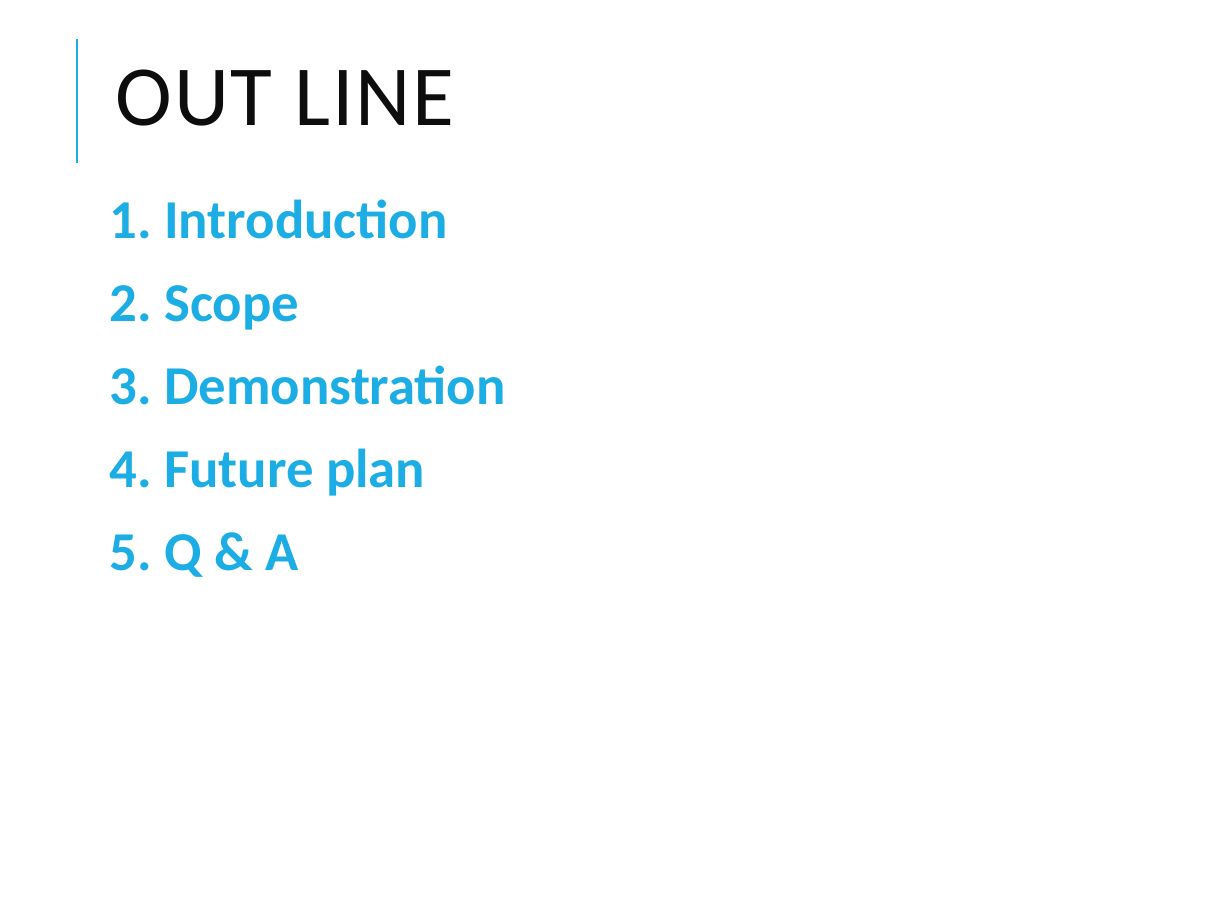
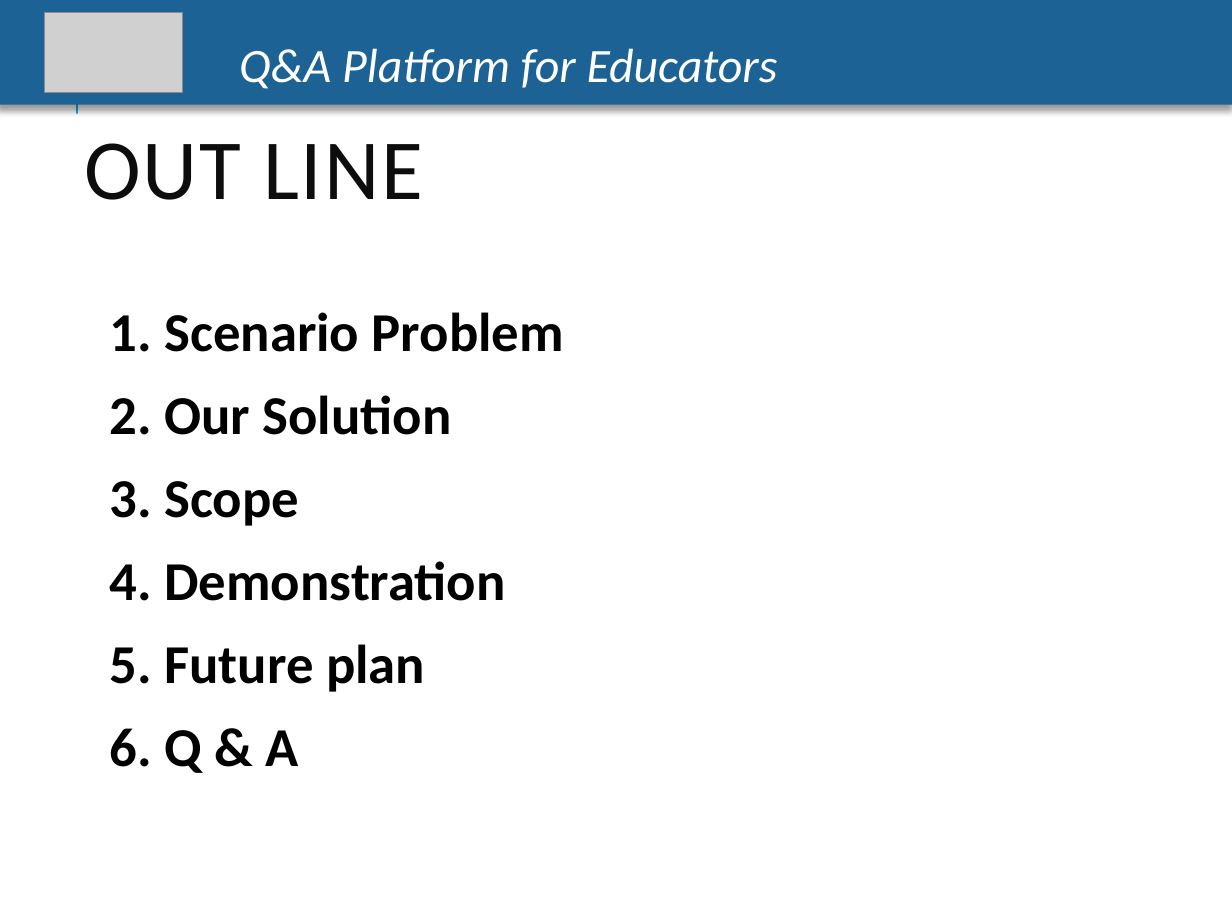
Before and after one commit to CapstoneTeam11/Document, a slide deck: slide 2 of Q-A-PLATFORM-FOR-EDUCATORS-1 (1).pptx. Drawn at 1232x924 pixels with LibreOffice and Linux fonts; fonts in the diff are those of the drawing; grey boxes stand for pictures. Boxes give left, top, right and bottom in pixels: in the first picture for what was removed or moved away, otherwise in the second. Text is boxed around its words. In the diff, an @@ line names an element or a change of style, - is before the commit and + after.

```diff
--- a/Q-A-PLATFORM-FOR-EDUCATORS-1 (1).pptx
+++ b/Q-A-PLATFORM-FOR-EDUCATORS-1 (1).pptx
@@ rectangle added at bbox=[0, 0, 1232, 105], fill #1D6294, 28 pt, text #FFFFFF, italic @@
+Q&A Platform for Educators
@@ picture added at bbox=[44, 12, 182, 92] @@
@@ title "OUT LINE": place and size @@
-title "OUT LINE" at bbox=[116, 69, 454, 126]
+title "OUT LINE" at bbox=[71, 113, 1053, 235]
@@ title "OUT LINE" at bbox=[71, 113, 1053, 235]: fill none to #FFFFFF @@
@@ text at bbox=[110, 312, 564, 773]: text changed; text colour #1CADE4 to #000000 @@
-1. Introduction
-2. Scope
-3. Demonstration
-4. Future plan
-5. Q & A
+1. Scenario Problem
+2. Our Solution
+3. Scope
+4. Demonstration
+5. Future plan
+6. Q & A
```
Also in this commit, not shown: 16 other slides changed, 38 slides added, 23 slides removed, 2 other files.
